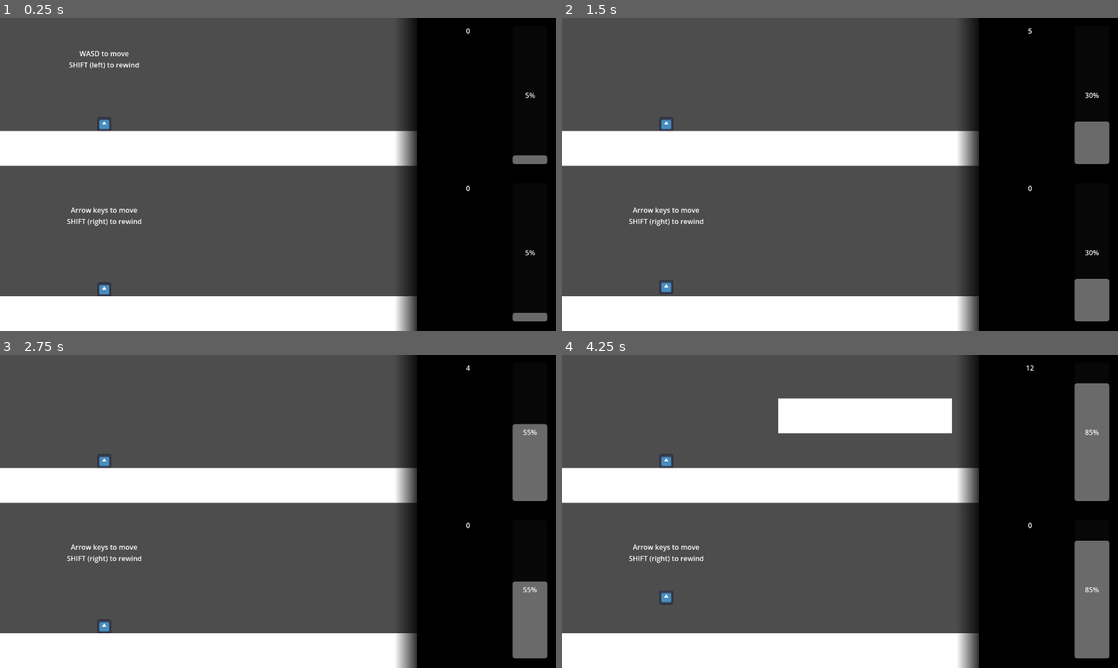
Above: before the commit, frames 1-4 (two rows, left to right).
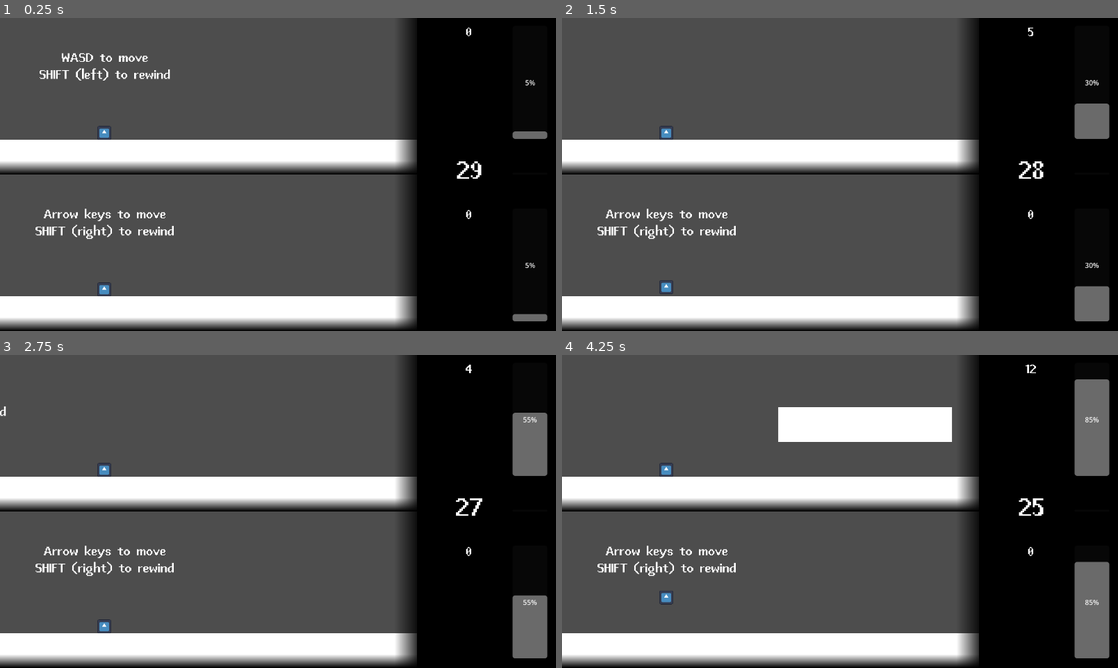
Above: after the commit, the same moments.

Repository: KingKingAu/-grandma
Game: Godot game, scene res://scenes/main/main.tscn
The game is run twice, just before and just after one commit, with the same random seed, the same clock (stepped at 60 frames per second) and the same inputs. The engine's default icon, where the game draws it, is replaced by a stand-in: a white triangle on a blue panel in a dark square.
Inputs (mouse positions are in pixels of both pictures, inside the frame that each line leads up to):
- Up to frame 1 (0.25 s): no input
- Up to frame 2 (1.5 s): tap Enter at 0.5 s; move the mouse to (962, 158) at 0.52 s; hold D (1_right) from 0.53 s (still down); tap Alt at 0.6, 1.35 s; click (962, 158) at 0.67 s; tap Up at 0.77 s; move the mouse to (728, 190) at 1.27 s
- Up to frame 3 (2.75 s): tap Up at 1.52 s; move the mouse to (333, 442) at 2.02 s; release D (1_right) at 2.03 s; hold A (1_left) from 2.03 s (still down); tap Alt at 2.1 s
- Up to frame 4 (4.25 s): move the mouse to (812, 574) at 2.77 s; release A (1_left) at 2.78 s; hold D (1_right) from 2.78 s (still down); tap Alt at 2.85, 3.6 s; click (812, 574) at 2.92 s; tap Up at 3.02, 3.77 s; move the mouse to (1006, 558) at 3.52 s

The runs differ from the first frame. In frame 1, 9.3% of the frame differs, in the area x 0-99%, y 3-100%; in frame 2, 9.4%; in frame 3, 9.3%; in frame 4, 11%.

Commit message:
font
added font (CC0)
adding timer text and game over mechanisms

Diff:
--- a/game/project.godot
+++ b/game/project.godot
@@ -19,7 +19,7 @@
 
 window/size/viewport_width=1280
 window/size/viewport_height=720
-window/stretch/aspect="expand"
+window/stretch/mode="viewport"
 
 [editor_plugins]
 
--- a/game/scenes/main/level_prototype.gd
+++ b/game/scenes/main/level_prototype.gd
@@ -8,46 +8,59 @@
 @export var start_speed := 10.0
 @export var speed := 10.0
 @export var tile_size := 80.0
+
 const HALF_WIDTH = 1280 / 2.0
 
-var lanes = [-100, -20, 60, 140]
+var lanes = [-20, 60, 140]
 
 var patterns = [
-	# top, middle, middle, bottom rows
-	[0, 0, 1, 0],
-	[0, 1, 0, 1],
-	[0, 0, 1, 1],
-	[0, 1, 1, 1],
-	[0, 0, 0, 1],
-	[0, 1, 0, 0],
-	[0, 0, 0, 1],
-	[0, 0, 0, 0]
+	# top, middle, bottom rows
+	[0, 1, 0],
+	[1, 0, 1],
+	[0, 1, 1],
+	[1, 1, 1],
+	[0, 0, 1],
+	[1, 0, 0],
+	[0, 0, 1],
+	[0, 0, 0]
 ]
 
 var next_x = -HALF_WIDTH
-var current_pattern := [0, 0, 0, 1]
+var current_pattern := [0, 0, 1]
 var stretch_remains := 18
 var is_transition_gap := false
 
-# Called every frame. 'delta' is the elapsed time since the previous frame.
+func _ready() -> void:
+	current_pattern = [0, 0, 1]
+	stretch_remains = 18
+	is_transition_gap = false
+
 func _process(delta: float) -> void:
+
+	if !main.game_on:
+		return
+
 	while next_x + position.x < HALF_WIDTH + tile_size:
 		if stretch_remains <= 0:
 			next_stretch()
 
-		for row in range(4):
+		for row in range(3):
 			if current_pattern[row] == 1:
 				spawn_tile(next_x, lanes[row])
 
 		next_x += tile_size
 		stretch_remains -= 1
 
-	for block in get_children():
-		if block.global_position.x < -HALF_WIDTH * 10 - tile_size:
-			block.queue_free()
+	for tile in get_children():
+		if tile.global_position.x < -HALF_WIDTH * 10 - tile_size:
+			tile.queue_free()
 
 
 func _physics_process(delta: float) -> void:
+
+	if !main.game_on:
+		return
+
 	if player_number == 1:
 		if !main.is_recording1:
 			return
@@ -95,7 +108,7 @@
 
 func next_stretch() -> void:
 	if !is_transition_gap:
-		current_pattern = [[0, 0, 0, 0], [0, 0, 0, 1]].pick_random()
+		current_pattern = [[0, 0, 0], [0, 0, 1]].pick_random()
 		is_transition_gap = true
 		stretch_remains = randi_range(2, 4)
 		return
@@ -103,7 +116,7 @@
 	is_transition_gap = false
 	var next_pat: Array = patterns.pick_random()
 
-	while next_pat == [0, 0, 0, 0]:
+	while next_pat == [0, 0, 0]:
 		next_pat = patterns.pick_random()
 
 	stretch_remains = randi_range(3, 6)
--- a/game/scenes/main/main.gd
+++ b/game/scenes/main/main.gd
@@ -4,6 +4,9 @@
 @export var player2: CharacterBody2D
 @export var level1: Node2D
 @export var level2: Node2D
+
+@export var game_length := 30.0
+@export var timer: Timer
 
 var player_pos1 := []
 var player_pos2 := []
@@ -14,12 +17,34 @@
 var is_recording1 := true ## rewinding will be when it is false
 var is_recording2 := true ## rewinding will be when it is false
 
-# Called when the node enters the scene tree for the first time.
+var game_on := true
+
+var score1 := 0
+var score2 := 0
+
+var winner := 0 ## 0 is tie, 1 is player 1, 2 is player 2
+
 func _ready() -> void:
-	pass # Replace with function body.
+	game_on = true
 
+	winner = 0
+	score1 = 0
+	score2 = 0
+
+	player_pos1 = []
+	player_pos2 = []
+	level_pos1 = []
+	level_pos2 = []
+
+	is_recording1 = true
+	is_recording2 = true
+
+	timer.start(game_length)
 
 func _physics_process(delta: float) -> void:
+	if !game_on:
+		return
+
 	if Input.is_action_pressed("1_reverse") and player_pos1.size() > 0 and level1.rewind_metre.value > 0.0:
 		is_recording1 = false
 		player1.position = player_pos1.pop_back()
@@ -33,7 +58,7 @@
 		level_pos1.append(level1.position)
 	level1.rewind_metre.value = level_pos1.size() / 300.0
 
-	if Input.is_action_pressed("2_reverse") and player_pos2.size() > 0:
+	if Input.is_action_pressed("2_reverse") and player_pos2.size() > 0 and level2.rewind_metre.value > 0.0:
 		is_recording2 = false
 		player2.position = player_pos2.pop_back()
 		level2.position = level_pos2.pop_back()
@@ -45,3 +70,23 @@
 		player_pos2.append(player2.position)
 		level_pos2.append(level2.position)
 	level2.rewind_metre.value = level_pos2.size() / 300.0
+
+func game_over():
+	game_on = false
+
+	if score1 > score2:
+		winner = 1
+	elif score2 > score1:
+		winner = 2
+
+
+func _on_death_1_body_entered(body: Node2D) -> void:
+	$"level prototype".position.x = 999999999
+	game_over()
+
+func _on_death_2_body_entered(body: Node2D) -> void:
+	$"level prototype2".position.x = 999999999
+	game_over()
+
+func _on_timer_timeout() -> void:
+	game_over()
--- a/game/scenes/main/main.tscn
+++ b/game/scenes/main/main.tscn
@@ -4,6 +4,13 @@
 [ext_resource type="PackedScene" uid="uid://cfhprpv5h8b6o" path="res://scenes/player/player.tscn" id="2_iuonh"]
 [ext_resource type="Script" uid="uid://dqoyf4y4ksly6" path="res://scenes/main/ui.gd" id="4_6q06x"]
 [ext_resource type="Script" uid="uid://dos2mdl8t6ivp" path="res://scenes/main/level_prototype.gd" id="4_l3cfh"]
+[ext_resource type="FontFile" uid="uid://cnbwr5cqxs8gr" path="res://assets/Abaddon_Fonts_v1.2/Abaddon Bold.ttf" id="4_ow5a4"]
+
+[sub_resource type="WorldBoundaryShape2D" id="WorldBoundaryShape2D_g4v7s"]
+
+[sub_resource type="LabelSettings" id="LabelSettings_l3cfh"]
+font = ExtResource("4_ow5a4")
+font_size = 32
 
 [sub_resource type="Gradient" id="Gradient_k2fmo"]
 colors = PackedColorArray(0, 0, 0, 1, 0, 0, 0, 0)
@@ -14,12 +21,20 @@
 fill_from = Vector2(1, 0)
 fill_to = Vector2(0, 0)
 
-[node name="main" type="Node2D" unique_id=960753290 node_paths=PackedStringArray("player1", "player2", "level1", "level2")]
+[sub_resource type="GradientTexture2D" id="GradientTexture2D_l3cfh"]
+gradient = SubResource("Gradient_k2fmo")
+width = 32
+height = 1280
+fill_from = Vector2(1, 0)
+fill_to = Vector2(0, 0)
+
+[node name="main" type="Node2D" unique_id=960753290 node_paths=PackedStringArray("player1", "player2", "level1", "level2", "timer")]
 script = ExtResource("1_hyk8p")
 player1 = NodePath("player")
 player2 = NodePath("player2")
 level1 = NodePath("level prototype")
 level2 = NodePath("level prototype2")
+timer = NodePath("ui/bg/VBoxContainer/MarginContainer/HBoxContainer/Timer")
 
 [node name="Camera2D" type="Camera2D" parent="." unique_id=764908899]
 
@@ -38,8 +53,25 @@
 player_number = 2
 JUMP_VELOCITY = -600.0
 
+[node name="death1" type="Area2D" parent="." unique_id=1726322474]
+position = Vector2(0, 180)
+collision_layer = 0
+
+[node name="CollisionShape2D" type="CollisionShape2D" parent="death1" unique_id=128378664]
+position = Vector2(0, 190)
+shape = SubResource("WorldBoundaryShape2D_g4v7s")
+
+[node name="death2" type="Area2D" parent="." unique_id=719452690]
+position = Vector2(0, 180)
+collision_layer = 0
+collision_mask = 2
+
+[node name="CollisionShape2D" type="CollisionShape2D" parent="death2" unique_id=1492621718]
+position = Vector2(0, 550)
+shape = SubResource("WorldBoundaryShape2D_g4v7s")
+
 [node name="level prototype" type="Node2D" parent="." unique_id=1705298986 node_paths=PackedStringArray("main", "rewind_metre")]
-position = Vector2(0, -200)
+position = Vector2(0, -180)
 script = ExtResource("4_l3cfh")
 main = NodePath("..")
 rewind_metre = NodePath("../ui/bg/VBoxContainer/1/HBoxContainer/rewind_meter")
@@ -57,6 +89,7 @@
 size_flags_horizontal = 0
 text = "WASD to move
 SHIFT (left) to rewind"
+label_settings = SubResource("LabelSettings_l3cfh")
 horizontal_alignment = 1
 
 [node name="level prototype2" type="Node2D" parent="." unique_id=1485788718 node_paths=PackedStringArray("main", "rewind_metre")]
@@ -71,17 +104,18 @@
 anchor_right = 1.0
 anchor_bottom = 1.0
 offset_left = -486.5
-offset_top = -110.0
+offset_top = -90.0
 offset_right = -313.5
-offset_bottom = -61.0
+offset_bottom = -41.0
 grow_horizontal = 2
 grow_vertical = 2
 size_flags_horizontal = 0
 text = "Arrow keys to move
 SHIFT (right) to rewind"
+label_settings = SubResource("LabelSettings_l3cfh")
 horizontal_alignment = 1
 
-[node name="ui" type="Control" parent="." unique_id=1831061031 node_paths=PackedStringArray("main", "score1", "level1", "score2", "level2")]
+[node name="ui" type="Control" parent="." unique_id=1831061031 node_paths=PackedStringArray("main", "timer", "score1", "level1", "score2", "level2")]
 layout_mode = 3
 anchors_preset = 15
 anchor_right = 1.0
@@ -92,10 +126,25 @@
 size_flags_vertical = 3
 script = ExtResource("4_6q06x")
 main = NodePath("..")
+timer = NodePath("bg/VBoxContainer/MarginContainer/HBoxContainer/timer_label")
 score1 = NodePath("bg/VBoxContainer/1/HBoxContainer/score")
 level1 = NodePath("../level prototype")
 score2 = NodePath("bg/VBoxContainer/2/HBoxContainer/score")
 level2 = NodePath("../level prototype2")
+
+[node name="gradient" type="Sprite2D" parent="ui" unique_id=1321713360]
+position = Vector2(300, 0)
+texture = SubResource("GradientTexture2D_g4v7s")
+
+[node name="gradient2" type="Sprite2D" parent="ui" unique_id=1546262437]
+position = Vector2(0, -16)
+rotation = 1.5707964
+texture = SubResource("GradientTexture2D_l3cfh")
+
+[node name="gradient3" type="Sprite2D" parent="ui" unique_id=746186176]
+position = Vector2(0, 344)
+rotation = 1.5707964
+texture = SubResource("GradientTexture2D_l3cfh")
 
 [node name="bg" type="ColorRect" parent="ui" unique_id=692022522]
 layout_mode = 0
@@ -132,6 +181,7 @@
 size_flags_horizontal = 6
 size_flags_vertical = 0
 text = "Player 1"
+label_settings = SubResource("LabelSettings_l3cfh")
 
 [node name="rewind_meter" type="ProgressBar" parent="ui/bg/VBoxContainer/1/HBoxContainer" unique_id=332415855]
 custom_minimum_size = Vector2(80, 100)
@@ -141,15 +191,47 @@
 value = 1.0
 fill_mode = 3
 
-[node name="2" type="MarginContainer" parent="ui/bg/VBoxContainer" unique_id=1388092007]
-layout_mode = 2
-size_flags_horizontal = 3
-size_flags_vertical = 3
+[node name="MarginContainer" type="MarginContainer" parent="ui/bg/VBoxContainer" unique_id=1973515108]
+layout_mode = 2
+size_flags_vertical = 4
 theme_override_constants/margin_left = 20
 theme_override_constants/margin_top = 20
 theme_override_constants/margin_right = 20
 theme_override_constants/margin_bottom = 20
 
+[node name="HBoxContainer" type="HBoxContainer" parent="ui/bg/VBoxContainer/MarginContainer" unique_id=1224401662]
+layout_mode = 2
+size_flags_vertical = 3
+
+[node name="timer_label" type="Label" parent="ui/bg/VBoxContainer/MarginContainer/HBoxContainer" unique_id=918040556]
+layout_mode = 2
+size_flags_horizontal = 3
+theme_override_fonts/font = ExtResource("4_ow5a4")
+theme_override_font_sizes/font_size = 64
+text = "30"
+horizontal_alignment = 1
+
+[node name="filler" type="ProgressBar" parent="ui/bg/VBoxContainer/MarginContainer/HBoxContainer" unique_id=1620766607]
+custom_minimum_size = Vector2(80, 0)
+layout_mode = 2
+size_flags_vertical = 4
+max_value = 1.0
+value = 1.0
+fill_mode = 3
+show_percentage = false
+
+[node name="Timer" type="Timer" parent="ui/bg/VBoxContainer/MarginContainer/HBoxContainer" unique_id=854701499]
+one_shot = true
+
+[node name="2" type="MarginContainer" parent="ui/bg/VBoxContainer" unique_id=1388092007]
+layout_mode = 2
+size_flags_horizontal = 3
+size_flags_vertical = 3
+theme_override_constants/margin_left = 20
+theme_override_constants/margin_top = 20
+theme_override_constants/margin_right = 20
+theme_override_constants/margin_bottom = 20
+
 [node name="HBoxContainer" type="HBoxContainer" parent="ui/bg/VBoxContainer/2" unique_id=1041528167]
 layout_mode = 2
 size_flags_vertical = 3
@@ -159,6 +241,7 @@
 size_flags_horizontal = 6
 size_flags_vertical = 0
 text = "Player 2"
+label_settings = SubResource("LabelSettings_l3cfh")
 
 [node name="rewind_meter" type="ProgressBar" parent="ui/bg/VBoxContainer/2/HBoxContainer" unique_id=141413045]
 custom_minimum_size = Vector2(80, 100)
@@ -168,6 +251,6 @@
 value = 1.0
 fill_mode = 3
 
-[node name="gradient" type="Sprite2D" parent="ui" unique_id=1321713360]
-position = Vector2(300, 0)
-texture = SubResource("GradientTexture2D_g4v7s")
+[connection signal="body_entered" from="death1" to="." method="_on_death_1_body_entered"]
+[connection signal="body_entered" from="death2" to="." method="_on_death_2_body_entered"]
+[connection signal="timeout" from="ui/bg/VBoxContainer/MarginContainer/HBoxContainer/Timer" to="." method="_on_timer_timeout"]
--- a/game/scenes/main/ui.gd
+++ b/game/scenes/main/ui.gd
@@ -1,6 +1,7 @@
 extends Control
 
 @export var main: Node2D
+@export var timer: Label
 
 @export_group("Player 1")
 @export var score1: Label
@@ -17,6 +18,9 @@
 
 # Called every frame. 'delta' is the elapsed time since the previous frame.
 func _process(delta: float) -> void:
+	main.score1 = roundi(-level1.position.x / 100)
+	main.score2 = roundi(-level2.position.x / 100)
+	score1.text = str(main.score1)
+	score2.text = str(main.score2)
 
-	score1.text = str(roundi(-level1.position.x / 100))
-	score2.text = str(roundi(-level2.position.x / 100))
+	timer.text = str(int(main.timer.time_left))
--- a/game/scenes/player/player.gd
+++ b/game/scenes/player/player.gd
@@ -12,10 +12,21 @@
 
 @export var target_x = -400
 
-var speed_modifier: = 1.0
-var was_on_floor: bool = false
+var speed_modifier := 1.0
+var was_on_floor := false
+
+func _ready() -> void:
+	speed_modifier = 1.0
+	was_on_floor = false
 
 func _physics_process(delta: float) -> void:
+
+	if !main.game_on:
+		return
+
+	if !(player_number == 1 and main.is_recording1) and !(player_number == 2 and main.is_recording2):
+		return
+
 	if was_on_floor and !is_on_floor() and velocity.y >= 0.0:
 		coyote_timer.start(coyote_time)
 
@@ -37,5 +48,4 @@
 
 	was_on_floor = is_on_floor()
 
-	if (player_number == 1 and main.is_recording1) or (player_number == 2 and main.is_recording2):
-		move_and_slide()
+	move_and_slide()
Binary file added: game/assets/Abaddon_Fonts_v1.2/Abaddon Bold.ttf
Not shown, added: game/assets/Abaddon_Fonts_v1.2/Abaddon Bold.ttf.import
Binary file added: game/assets/Abaddon_Fonts_v1.2/Abaddon Light.ttf
Not shown, added: game/assets/Abaddon_Fonts_v1.2/Abaddon Light.ttf.import
Not shown, added: game/assets/Abaddon_Fonts_v1.2/readme.txt
